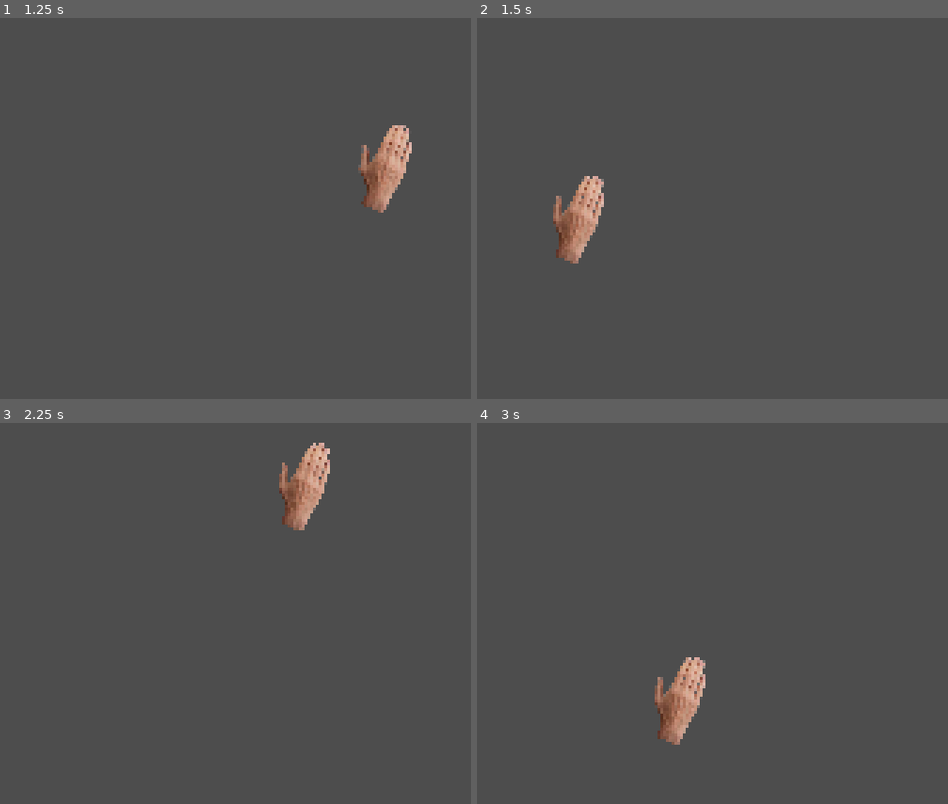
Above: before the commit, frames 1-4 (two rows, left to right).
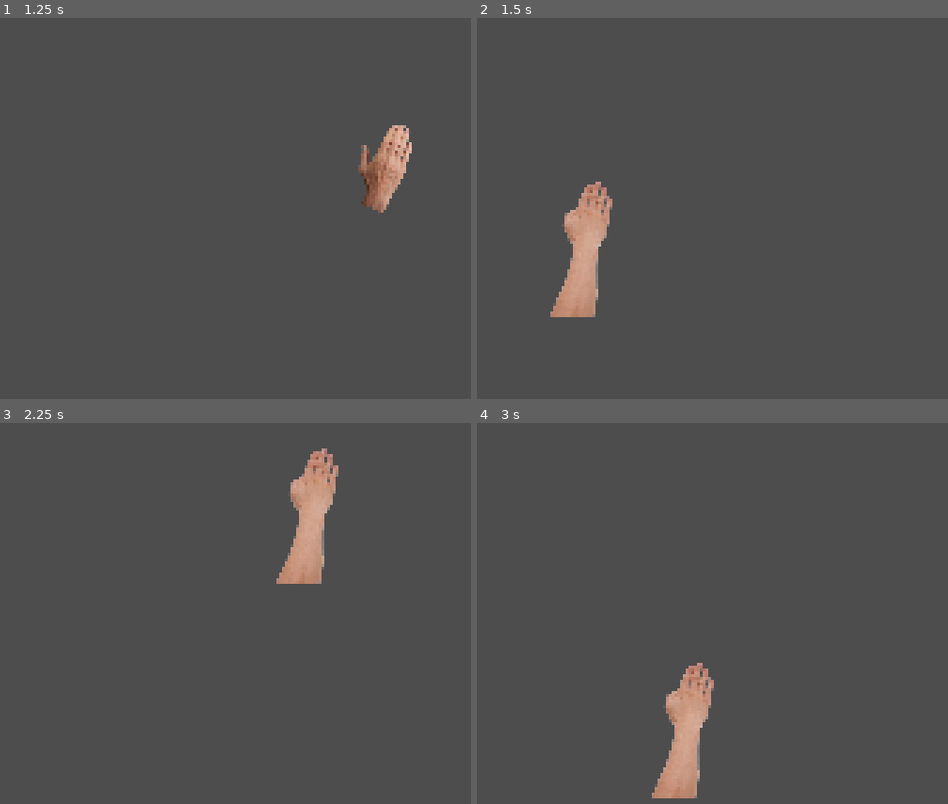
Above: after the commit, the same moments.

Repository: mattismoel/rage-room
Game: Godot game, scene res://scenes/player.tscn
Same seed, same stepped clock (60 frames per second), same inputs: the game is played once before the commit and once after it. This scene is started directly instead of the project's main scene.
Inputs (mouse positions are in pixels of both pictures, inside the frame that each line leads up to):
- Up to frame 1 (1.25 s): tap Enter at 0.5 s; move the mouse to (395, 181) at 0.52 s; press the mouse at (395, 181) at 0.53 s
- Up to frame 2 (1.5 s): tap Space at 1.25 s; move the mouse to (590, 231) at 1.27 s; release the mouse at (590, 231) at 1.28 s; click (590, 231) at 1.35 s
- Up to frame 3 (2.25 s): tap Enter at 2 s; move the mouse to (315, 499) at 2.02 s; hold Mouse wheel down (next_equipment) from 2.03 s (still down)
- Up to frame 4 (3 s): click (792, 499) at 2.3 s; tap Space at 2.75 s; move the mouse to (693, 712) at 2.77 s; release Mouse wheel down (next_equipment) at 2.78 s; tap Mouse wheel up (prev_equipment) at 2.85 s

Frame 1 is identical in both runs. In frame 2, 2.7% of the frame differs, in the area x 15-29%, y 41-79%; in frame 3, 2.6%; in frame 4, 2.7%.
Error in both runs: Invalid access to property or key 'mouse_entered' on a base object of type 'Nil'. (res://scripts/player/hand.gd:11)

Commit message:
removed miscellaneous print statements

Diff:
--- a/scripts/player/equipment_state.gd
+++ b/scripts/player/equipment_state.gd
@@ -12,7 +12,7 @@
 	InventoryManager.entry_unequipped.connect(_on_entry_unequipped)
 
 func exit() -> void:
-	remove_child(loaded_equipment)
+	loaded_equipment.queue_free()
 	InventoryManager.entry_unequipped.disconnect(_on_entry_unequipped)
 	visible = false
 
@@ -34,10 +34,10 @@
 	loaded_equipment = equipment.scene.instantiate()
 	add_child(loaded_equipment)
 
-	print("Equipment state loaded equipment %s" % equipment.name)
+	print('"%s" was equipped' % equipment.name)
 
 func _on_entry_unequipped() -> void:
-	print("SKIIIIFT")
+	## Go to back to pick up state when equipment is unequipped
 	change_state.emit(pick_up_state)
 
 #func next_in_equipment_cycle(steps: int) -> void:
--- a/scripts/player/hand.gd
+++ b/scripts/player/hand.gd
@@ -24,11 +24,7 @@
 func _on_mouse_leave_inventory() -> void:
 	## Switch to idle state
 	if InventoryManager.equipped_entry == null:
-		print("leaving emptyhanded")
 		state_machine.change_state(idle_state)
-	else:
-		print("leaving with equipment")
-		state_machine.change_state(equipment_state)
 
 #func handle_equipment_change(event: InputEvent) -> void:
 	### This is only meant for debugging/as an alternative to picking the equipment manually
--- a/scripts/player/idle_state.gd
+++ b/scripts/player/idle_state.gd
@@ -11,8 +11,6 @@
 
 func input(event) -> void:
 	if event.is_action_pressed("interact"):
-		print("Mouse pressed at: ", event.position)
-
 		## Switch to smack state
 		change_state.emit(smack_state)
 
--- a/scripts/player/smack_state.gd
+++ b/scripts/player/smack_state.gd
@@ -1,20 +1,21 @@
 class_name SmackState
 extends State
-@export var selection_area: CollisionObject2D
 
+@export var hit_area: Area2D
 @export var idle_state: IdleState
 
 func enter() -> void:
+	visible = true
 	print("SMACK!")
-	visible = true
 
-	var overlapping_areas: Array[Area2D] = selection_area.get_overlapping_areas()
+	var overlapping_areas: Array[Area2D] = hit_area.get_overlapping_areas()
 	for area in overlapping_areas:
 		if area.get_parent() is Insect:
 			InsectManager.kill(area.get_parent())
 
-	await get_tree().create_timer(1.0).timeout
-	change_state.emit(idle_state)
+func input(event: InputEvent) -> void:
+	if event.is_action_released("interact"):
+		change_state.emit(idle_state)
 
 func exit() -> void:
 	super()
